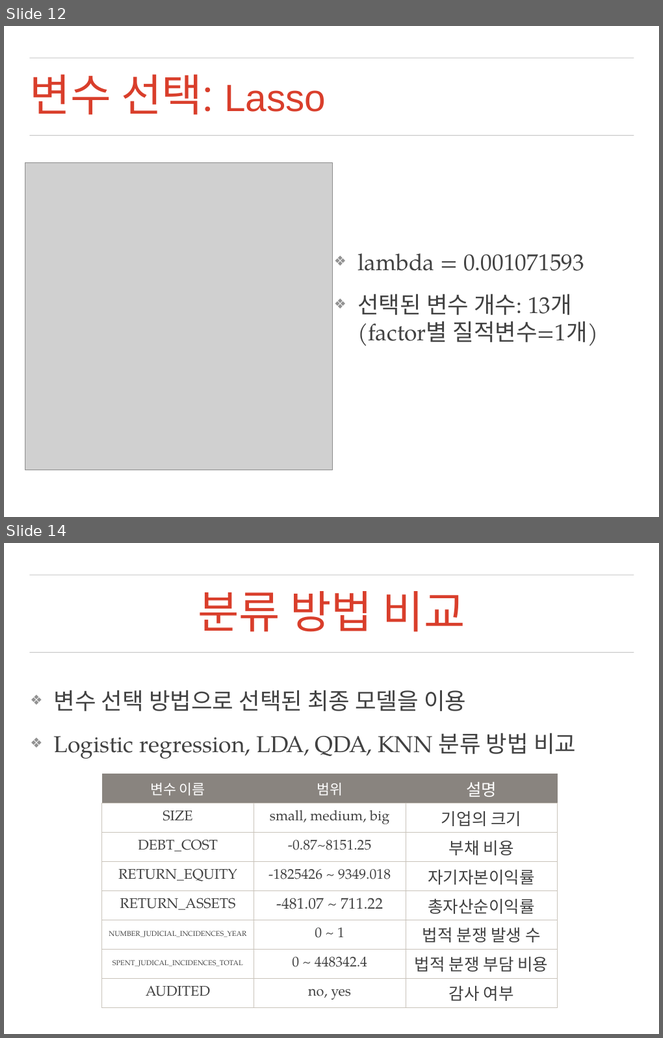
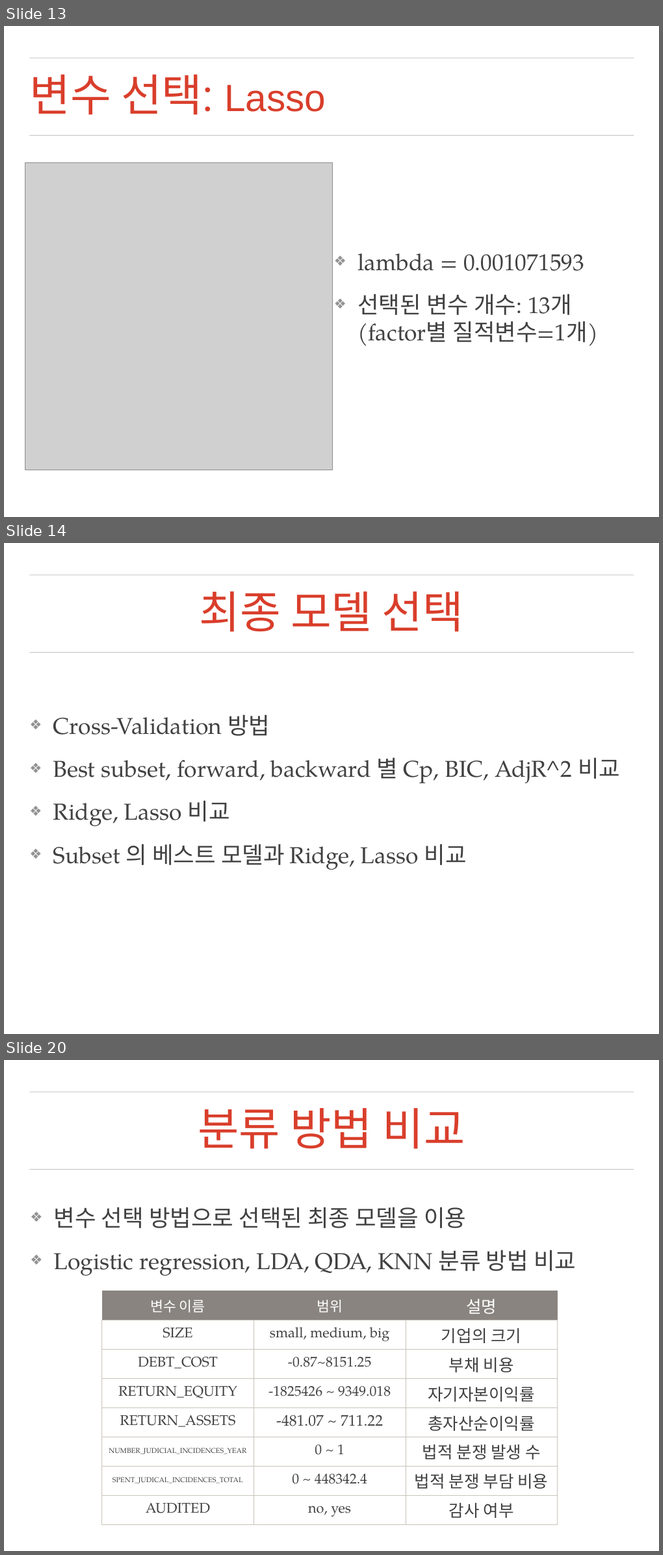
Before and after one commit to mrlee23/bankruptcy-prediction, a slide deck: presentation.pptx. Shown one above the other, each under a label of ours: slides 12 and 14 before the commit, slides 13, 14 and 20 after it; the slides between them are not shown. The pictures are 663x1038 and 663x1555 pixels, drawn with LibreOffice and Linux fonts; fonts in the diff are those of the drawing; grey boxes stand for pictures; background and template pictures are left out. Boxes give left, top, right and bottom in pixels: in the first picture for what was removed or moved away, otherwise in the second. Text is boxed around its words. In the diff, an @@ line names an element or a change of style, - is before the commit and + after.

```diff
--- a/presentation.pptx
+++ b/presentation.pptx
@@ slide 14 added at <box>4,543,659,1034</box>, background picture (left out); not listed: 2 template elements that a slide beside it also shows @@
@@ title added at <box>199,591,464,632</box>, 69.3 pt, text #D93E2B @@
+최종 모델 선택
@@ text added at <box>53,715,620,870</box>, 36 pt, text #414141 @@
+❖ Cross-Validation 방법
+❖ Best subset, forward, backward 별 Cp, BIC, AdjR^2 비교
+❖ Ridge, Lasso 비교
+❖ Subset 의 베스트 모델과 Ridge, Lasso 비교
@@ what was slide 12 is now slide 13 @@
@@ what was slide 14 is now slide 20 @@
```
Also in this commit, not shown: 1 slide changed, 5 other slides added, 1 other file.
